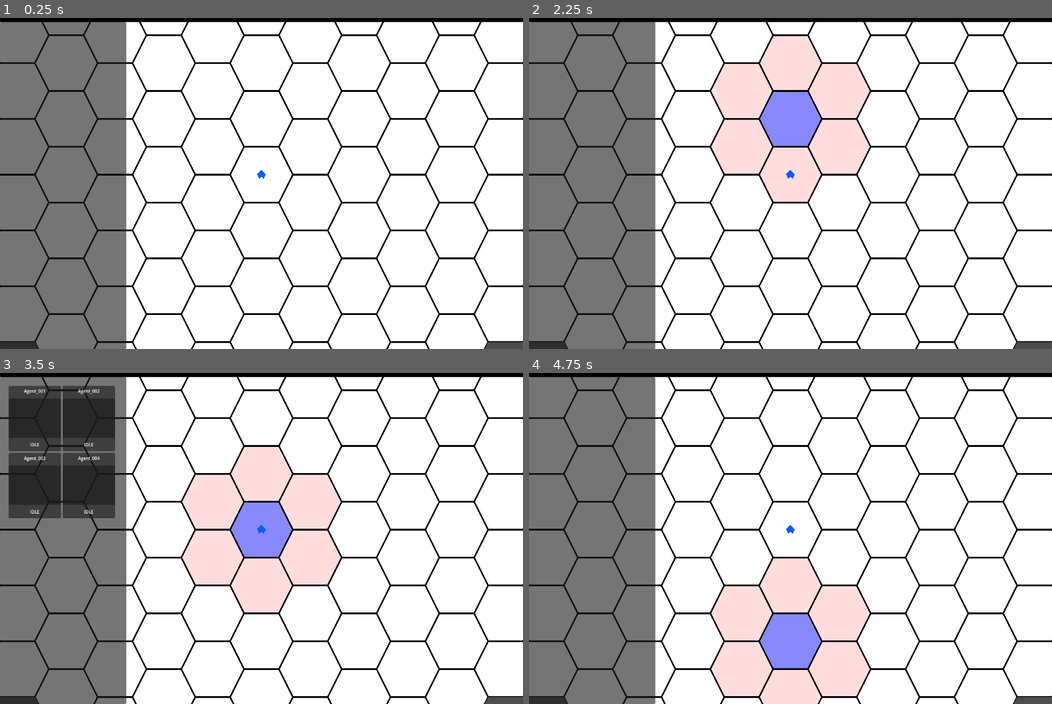
Above: before the commit, frames 1-4 (two rows, left to right).
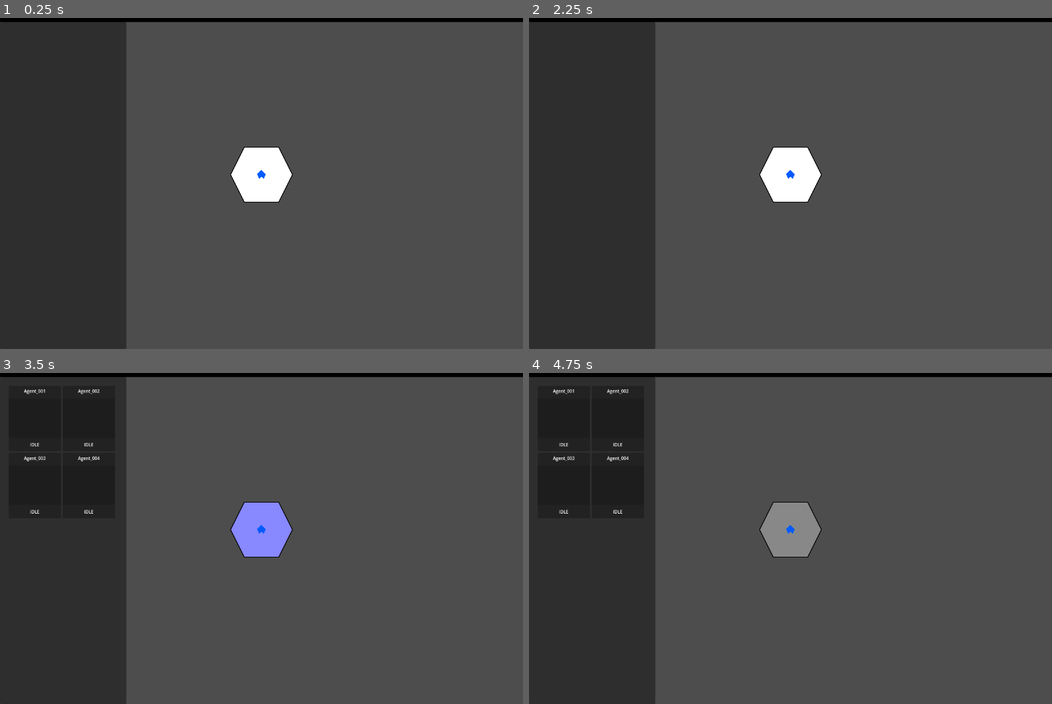
Above: after the commit, the same moments.

Repository: Drakosam/game_1
Game: Godot game, scene res://main_game_loop.tscn
The game is run twice, just before and just after one commit, with the same random seed, the same clock (stepped at 60 frames per second) and the same inputs.
Inputs (mouse positions are in pixels of both pictures, inside the frame that each line leads up to):
- Up to frame 1 (0.25 s): no input
- Up to frame 2 (2.25 s): tap Enter at 0.5, 2 s; move the mouse to (outside the picture) at 0.52 s; click (outside the picture) at 0.67 s; tap Space at 1.25 s; move the mouse to (790, 64) at 1.27 s; click (790, 64) at 1.42 s; move the mouse to (790, 117) at 2.02 s; click (790, 117) at 2.17 s
- Up to frame 3 (3.5 s): tap Space at 2.75 s; move the mouse to (261, 528) at 2.77 s; click (261, 528) at 2.92 s
- Up to frame 4 (4.75 s): tap Enter at 3.5 s; move the mouse to (790, 584) at 3.52 s; click (790, 584) at 3.67 s; tap Space at 4.25 s; move the mouse to (790, 641) at 4.27 s; click (790, 641) at 4.42 s

The runs differ from the first frame. In frame 1, 96% of the frame differs, in the area x 0-100%, y 1-100%; in frame 2, 97%; in frame 3, 91%; in frame 4, 97%.

Commit message:
- recruiting and exploring

Diff:
--- a/Actors/actor.gd
+++ b/Actors/actor.gd
@@ -14,7 +14,6 @@
 var aether = 0
 
 signal move_to_new_region()
-
 signal job_done_result(job_result)
 signal check_path_to_target_posytion(start_tile, target_tile, my_name)
 
@@ -28,7 +27,7 @@
 
 func move_to_region(new_region_name):
 	emit_signal('check_path_to_target_posytion', tile_posytion, new_region_name, name)
-	add_job_to_do('MOVE')
+	set_job_to_do('MOVE')
 
 
 func set_target_region_path(recypient_name, in_target_path):
@@ -58,16 +57,44 @@
 func add_job_to_do(job_name):
 	jobs_to_do_list.append(job_name)
 
+func set_job_to_do(job_name):
+	jobs_to_do_list.clear()
+	job_backend.stop_job()
+	jobs_to_do_list.append(job_name)
+
+
+func explore_tile():
+	set_job_to_do('EXPLORE')
+
+
+func go_idle():
+	set_job_to_do('IDLE')
+
+func recruit():
+	set_job_to_do('RECRUITING')
+
 
 func _on_job_done_result(job_result):
 	if job_result['name'] == 'MOVE':
 		_move()
-	else:
-		emit_signal('job_done_result',job_done_result)
+		return
+
+	elif job_result['name'] == 'EXPLORE':
+		jobs_to_do_list.push_front('EXPLORE')
+
+	elif job_result['name'] == 'RECRUITING':
+		jobs_to_do_list.push_front('RECRUITING')
+
+	emit_signal('job_done_result',{
+		'name':name,
+		'tile':tile_posytion ,
+		'job_type': job_result['name'],
+		'results':job_result['result']})
 
 
 func _move():
 	tile_posytion = path_to_posytion.pop_front()
 	emit_signal('move_to_new_region')
+
 	if path_to_posytion.size()>0:
 		jobs_to_do_list.push_front('MOVE')
--- a/Backend/agent_backend.gd
+++ b/Backend/agent_backend.gd
@@ -7,6 +7,7 @@
 signal update_agent_locations(agent_locations)
 signal update_agents_in_region(agents_list)
 signal chec_path_to_tile(start_tile, target_tile, agent_name)
+signal job_done_result( job_result )
 
 
 func _ready():
@@ -20,6 +21,7 @@
 
 	new_agent.connect('move_to_new_region',new_location_for_agent)
 	new_agent.connect('check_path_to_target_posytion',_chec_path_to_tile)
+	new_agent.connect('job_done_result',_job_done_result)
 
 	add_child(new_agent)
 
@@ -28,8 +30,10 @@
 
 	if 'name' in agent_seed:
 		new_agent.name = agent_seed['name']
+	else:
+		new_agent.name = 'Agent_'+str(new_agent.get_instance_id())
 
-	update_agent_posytion()
+	new_location_for_agent()
 
 
 func new_location_for_agent():
@@ -73,3 +77,14 @@
 func act():
 	for child in get_children():
 		child.act()
+
+
+func _job_done_result(job_result):
+	print(job_result)
+	if job_result['job_type'] == 'RECRUITING':
+		for result in job_result['results']:
+			if 'status' in result and result['status']=='SUCCESS':
+				print('add new agent')
+				add_agent({'location':job_result['tile']})
+	else:
+		emit_signal('job_done_result',job_result)
--- /dev/null
+++ b/Backend/event_backend.gd
@@ -0,0 +1,5 @@
+extends Node
+
+
+func _ready():
+	pass
--- /dev/null
+++ b/Backend/event_backend.tscn
@@ -0,0 +1,6 @@
+[gd_scene load_steps=2 format=3 uid="uid://pdr1mmwe7pvt"]
+
+[ext_resource type="Script" path="res://Backend/event_backend.gd" id="1_dgal3"]
+
+[node name="EventBackend" type="Node"]
+script = ExtResource("1_dgal3")
--- a/Backend/job_backend.gd
+++ b/Backend/job_backend.gd
@@ -10,6 +10,7 @@
 var job_result_list = []
 
 signal job_done_result(job_result)
+var rng = RandomNumberGenerator.new()
 
 
 func _ready():
@@ -18,29 +19,26 @@
 
 func job_done():
 	print('job done ',current_job)
+
+	if current_job == 'EXPLORE':
+		_resolve_explore_job()
+	elif current_job == 'RECRUITING':
+		_resolve_recruiting_job()
+
 	emit_signal('job_done_result',{'name':current_job,'result':job_result_list})
-	current_job = 'IDLE'
-	primary_atribute = ''
-	secondary_atribute = ''
-	job_progress = 0
-	job_goal = 0
-	job_result_list = []
-
-
-func _start_movment():
-	print('start movment')
-	primary_atribute = 'speed'
-	secondary_atribute = 'mental'
-	job_goal = 500
-	current_job = "MOVE"
+	stop_job()
 
 
 func start_job(job_name):
 	if job_name == 'MOVE':
 		_start_movment()
+	elif job_name == 'EXPLORE':
+		_start_explore()
+	elif job_name == 'RECRUITING':
+		_start_recruiting()
 
 
-func act(stats= null):
+func act(stats = null):
 	if current_job != 'IDLE':
 		if not stats:
 			stats = {}
@@ -56,3 +54,58 @@
 
 		if job_progress>job_goal:
 			job_done()
+
+func stop_job():
+	print('IDLE')
+	current_job = 'IDLE'
+	primary_atribute = ''
+	secondary_atribute = ''
+	job_progress = 0
+	job_goal = 0
+	job_result_list = []
+
+#Work section
+
+func _start_movment():
+	print('start movment')
+	primary_atribute = 'speed'
+	secondary_atribute = 'mental'
+	job_goal = 500
+	current_job = "MOVE"
+
+
+func _start_explore():
+	print('start exolore')
+	primary_atribute = 'speed'
+	secondary_atribute = 'mental'
+	job_goal = 500
+	current_job = "EXPLORE"
+
+
+func _start_recruiting():
+	print('start recruiting')
+	primary_atribute = 'influance'
+	secondary_atribute = 'mental'
+	job_goal = 450
+	current_job = "RECRUITING"
+
+# Work resolve
+func _resolve_explore_job():
+	rng.randomize()
+	var result = rng.randi_range(0, 100)
+
+	if result > 94:
+		job_result_list.append({'name':'new_region'})
+	else:
+		print(result)
+
+
+func _resolve_recruiting_job():
+	rng.randomize()
+	var result = rng.randi_range(0, 100)
+
+	if result >79:
+		job_result_list.append({'status':'SUCCESS'})
+	else:
+		job_result_list.append({'status':'FAIL'})
+	print(job_result_list)
--- a/Backend/tile_backend.gd
+++ b/Backend/tile_backend.gd
@@ -1,6 +1,7 @@
 extends Node
 
 var tile_list = []
+var rng = RandomNumberGenerator.new()
 
 signal selected_region_whos_picked(hex_name)
 
@@ -11,6 +12,8 @@
 func register_tile(tile):
 	tile_list.append(tile)
 	tile.connect('picket_move',_region_selected)
+	if not tile.agent_in_region:
+		tile.visible = false
 
 
 func update_agent_posytions(agent_posytions):
@@ -18,6 +21,8 @@
 	for tile in tile_list:
 		if tile.name in agent_posytions:
 			tile.agent_in_region = true
+			if not tile.visible:
+				tile.visible = true
 			print('agent in ', tile.name)
 		else:
 			tile.agent_in_region = false
@@ -35,15 +40,14 @@
 
 func _path_finder(start_tile, end_tile):
 	var max_d =  round(start_tile.get_distance_from_me(end_tile.position))
-	print(start_tile.position, end_tile.position)
 	var path = []
 
 	for i  in range(max_d-1):
 		var step_pos = (end_tile.position/max_d) * (1 + i)
+
 		for tile in tile_list:
 			if tile.region_level == start_tile.region_level:
 				var i_d = tile.get_distance_from_me(step_pos)
-				print(i_d)
 				if 1 > i_d :
 					path.append(tile.name)
 					break
@@ -75,3 +79,31 @@
 func _region_selected(hex_name):
 	end_move_proces()
 	emit_signal('selected_region_whos_picked', hex_name)
+
+
+func  resolve_job_result(job_result):
+	for item in job_result['results']:
+		if item['name'] == 'new_region':
+			_reveal_new_region(job_result['tile'])
+
+
+func _reveal_new_region(start_tile):
+	print('reveal_new_region')
+	var target_tile = null
+	for item in tile_list:
+		if item.name == start_tile:
+			target_tile = item
+			break
+	var region_to_reveal = []
+	for tile in tile_list:
+		if tile.region_level == target_tile.region_level:
+			var i_d = round(target_tile.get_distance_from_me(tile.position))
+			if 1 == i_d and not tile.visible:
+				region_to_reveal.append(tile)
+
+	if region_to_reveal.size()==1:
+		region_to_reveal[0].visible = true
+	if region_to_reveal.size()>1:
+		rng.randomize()
+		var dice = rng.randi_range(0,region_to_reveal.size()-1)
+		region_to_reveal[dice].visible = true
--- a/Interface/agent_detail.gd
+++ b/Interface/agent_detail.gd
@@ -24,3 +24,15 @@
 func move_agent_to_region(region_name):
 	if region_name:
 		show_agent.move_to_region(region_name)
+
+
+func _on_button_explore_pressed():
+	show_agent.explore_tile()
+
+
+func _on_cancel_work_pressed():
+	show_agent.go_idle()
+
+
+func _on_button_recruting_pressed():
+	show_agent.recruit()
--- a/Interface/agent_detail.tscn
+++ b/Interface/agent_detail.tscn
@@ -7,6 +7,9 @@
 
 [sub_resource type="StyleBoxFlat" id="StyleBoxFlat_aa1qu"]
 bg_color = Color(0.670588, 0.670588, 0.670588, 1)
+
+[sub_resource type="StyleBoxFlat" id="StyleBoxFlat_epmet"]
+bg_color = Color(0.690196, 0.690196, 0.690196, 1)
 
 [node name="AgentDetail" type="Panel"]
 anchors_preset = 15
@@ -41,9 +44,39 @@
 offset_right = 200.0
 grow_vertical = 2
 
-[node name="Button" type="Button" parent="VBoxContainer"]
+[node name="ButtonMove" type="Button" parent="VBoxContainer"]
 layout_mode = 2
+theme_override_colors/font_color = Color(0, 0, 0, 1)
+theme_override_styles/normal = SubResource("StyleBoxFlat_epmet")
 text = "MOVE"
 
+[node name="ButtonExplore" type="Button" parent="VBoxContainer"]
+layout_mode = 2
+theme_override_colors/font_color = Color(0, 0, 0, 1)
+theme_override_styles/normal = SubResource("StyleBoxFlat_epmet")
+text = "Explore"
+
+[node name="ButtonRecruting" type="Button" parent="VBoxContainer"]
+layout_mode = 2
+theme_override_colors/font_color = Color(0, 0, 0, 1)
+theme_override_styles/normal = SubResource("StyleBoxFlat_epmet")
+text = "RECRUITING"
+
+[node name="Example" type="Button" parent="VBoxContainer"]
+visible = false
+layout_mode = 2
+theme_override_colors/font_color = Color(0, 0, 0, 1)
+theme_override_styles/normal = SubResource("StyleBoxFlat_epmet")
+text = "example"
+
+[node name="CancelWork" type="Button" parent="VBoxContainer"]
+layout_mode = 2
+theme_override_colors/font_color = Color(0, 0, 0, 1)
+theme_override_styles/normal = SubResource("StyleBoxFlat_epmet")
+text = "Cancel Work"
+
 [connection signal="pressed" from="Button" to="." method="_on_button_pressed"]
-[connection signal="pressed" from="VBoxContainer/Button" to="." method="_move_agent"]
+[connection signal="pressed" from="VBoxContainer/ButtonMove" to="." method="_move_agent"]
+[connection signal="pressed" from="VBoxContainer/ButtonExplore" to="." method="_on_button_explore_pressed"]
+[connection signal="pressed" from="VBoxContainer/ButtonRecruting" to="." method="_on_button_recruting_pressed"]
+[connection signal="pressed" from="VBoxContainer/CancelWork" to="." method="_on_cancel_work_pressed"]
--- a/Interface/component/agent_preview.gd
+++ b/Interface/component/agent_preview.gd
@@ -14,6 +14,7 @@
 func _process(delta):
 	if aggent_preview:
 		$VBoxContainer/AgentName.text = str(aggent_preview.name)
+
 		if job_backend.current_job != "IDLE":
 			$VBoxContainer/ProgressBar.max_value = job_backend.job_goal
 			$VBoxContainer/ProgressBar.value = job_backend.job_progress
@@ -43,3 +44,4 @@
 	if block_vision :
 		if (event is InputEventMouseButton) and Input.is_mouse_button_pressed(MOUSE_BUTTON_LEFT) :
 			emit_signal("show_agent", aggent_preview)
+			block_vision = false
--- a/Interface/component/agent_preview.tscn
+++ b/Interface/component/agent_preview.tscn
@@ -5,7 +5,7 @@
 [sub_resource type="StyleBoxFlat" id="StyleBoxFlat_8cc3e"]
 bg_color = Color(0.6, 0.6, 0.6, 0)
 
-[node name="s" type="Panel"]
+[node name="AgentPreview" type="Panel"]
 custom_minimum_size = Vector2(120, 150)
 offset_right = 40.0
 offset_bottom = 40.0
--- a/main_game_loop.gd
+++ b/main_game_loop.gd
@@ -73,3 +73,7 @@
 	print('reqest for path from ',start_tile,' to ',target_tile)
 	var item = $TileBackend.get_path_to_tile(start_tile, target_tile, agent_name)
 	$AgentBackend.set_tile_path(item['target_name'],item['path'])
+
+
+func _on_agent_backend_job_done_result(job_result):
+	$TileBackend.resolve_job_result(job_result)
--- a/main_game_loop.tscn
+++ b/main_game_loop.tscn
@@ -47,6 +47,7 @@
 [connection signal="registerTile" from="WorldMap" to="." method="_on_world_map_register_tile"]
 [connection signal="selected_region_whos_picked" from="TileBackend" to="." method="_on_tile_backend_selected_region_whos_picked"]
 [connection signal="chec_path_to_tile" from="AgentBackend" to="." method="_on_agent_backend_chec_path_to_tile"]
+[connection signal="job_done_result" from="AgentBackend" to="." method="_on_agent_backend_job_done_result"]
 [connection signal="update_agent_locations" from="AgentBackend" to="." method="_on_agent_backend_update_agent_locations"]
 [connection signal="update_agents_in_region" from="AgentBackend" to="." method="_on_agent_backend_update_agents_in_region"]
 [connection signal="timeout" from="Timer" to="." method="_on_timer_timeout"]
Not shown: 1 places in Interface/agent_detail.tscn that only renumber resources
